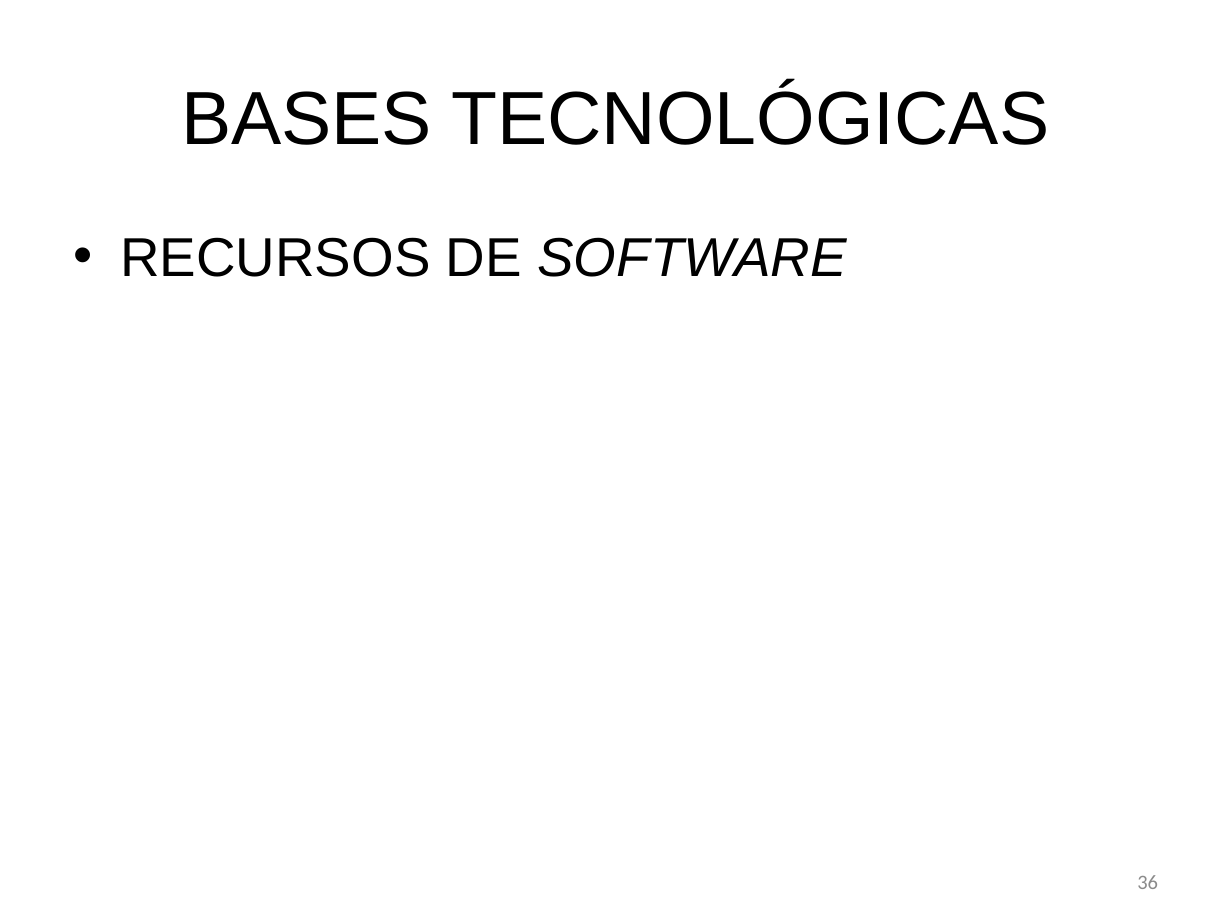
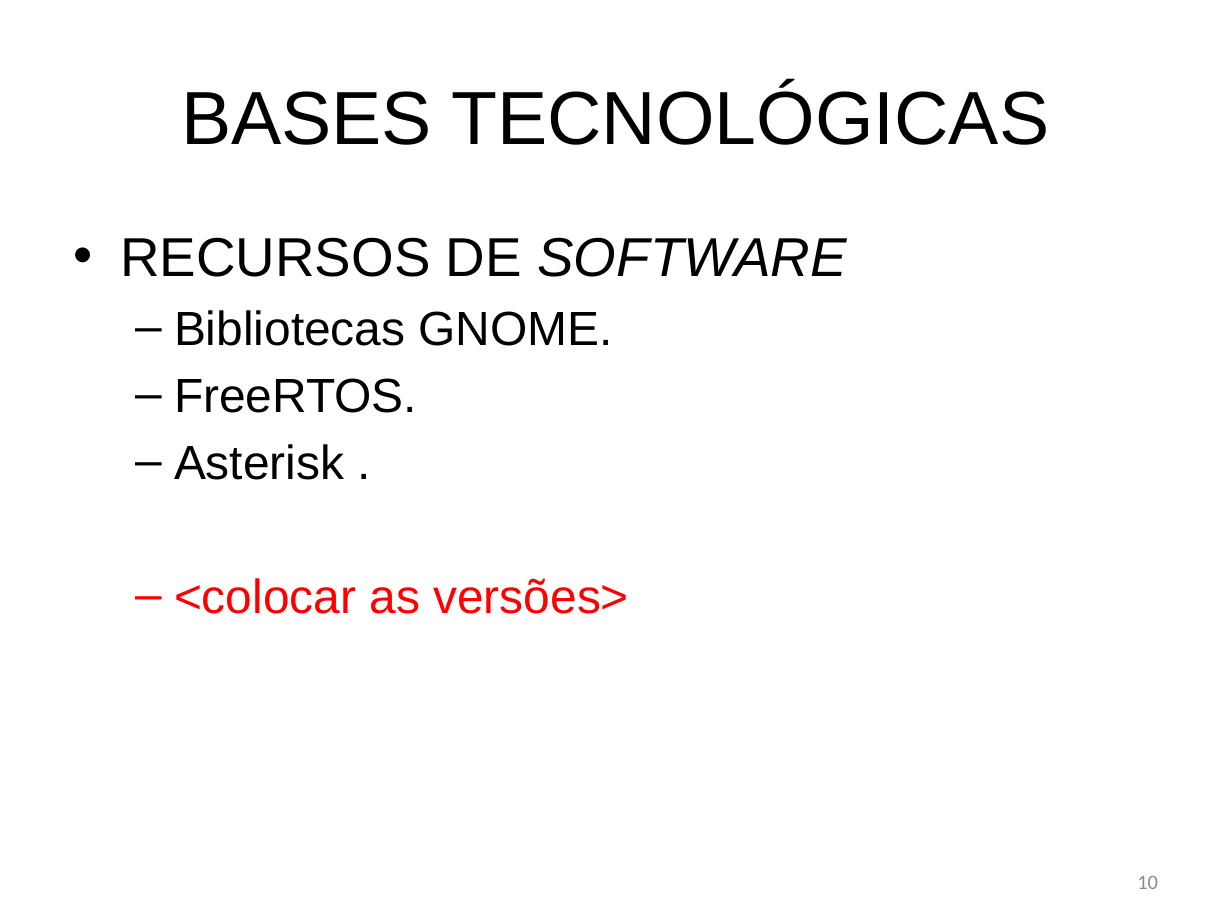
Before and after one commit to bengelbert/ifsc, a slide deck: slide 10 of tcc/docs/monograph.pptx (slide 36 before the commit). Drawn at 1232x924 pixels with LibreOffice and Linux fonts; fonts in the diff are those of the drawing. Boxes give left, top, right and bottom in pixels: in the first picture for what was removed or moved away, otherwise in the second. Text is boxed around its words. In the diff, an @@ line names an element or a change of style, - is before the commit and + after.

```diff
--- a/tcc/docs/monograph.pptx
+++ b/tcc/docs/monograph.pptx
@@ text at (174, 310, 629, 614): paragraphs added @@
+  – Bibliotecas GNOME.
+  – FreeRTOS.
+  – Asterisk .
+  – <colocar as versões>
@@ page number at (1137, 876, 1158, 889): text changed @@
-36
+10
```
Also in this commit, not shown: 7 other slides changed, 1 slide added, 30 slides removed, 1 other file.
